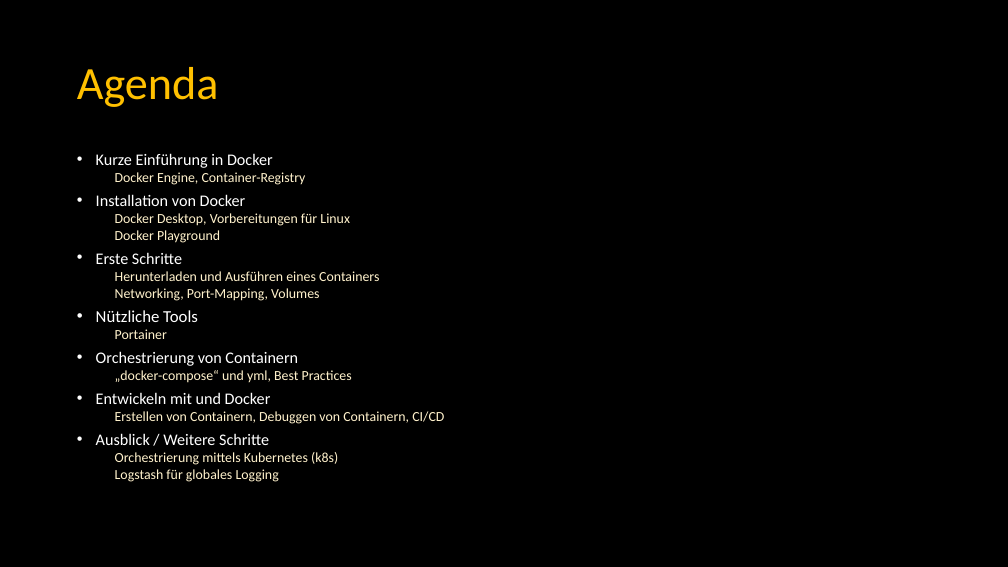
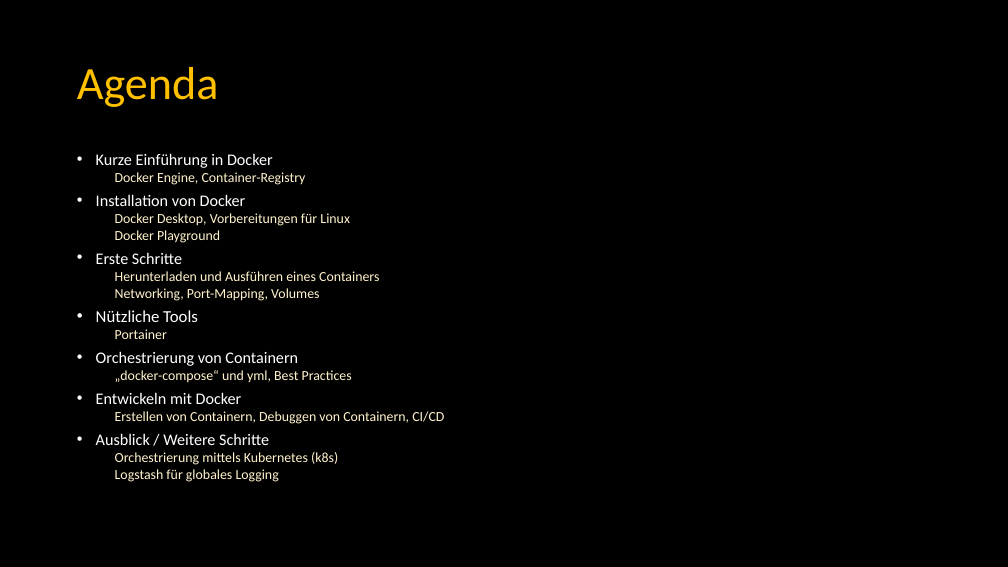
Before and after one commit to BadMadDev/workshop-getting-started, a slide deck: slide 2 of src/WebSite/wwwroot/slides/Docker Workshop.de.pptx. Drawn at 1008x567 pixels with LibreOffice and Linux fonts; fonts in the diff are those of the drawing. Boxes give left, top, right and bottom in pixels: in the first picture for what was removed or moved away, otherwise in the second. Text is boxed around its words. In the diff, an @@ line names an element or a change of style, - is before the commit and + after.

Commit message:
Adding slide for CI/CD

```diff
--- a/src/WebSite/wwwroot/slides/Docker Workshop.de.pptx
+++ b/src/WebSite/wwwroot/slides/Docker Workshop.de.pptx
@@ text at box(96, 392, 242, 404): text changed @@
-• Entwickeln mit und Docker
+• Entwickeln mit Docker
```
Also in this commit, not shown: 1 slide added.
